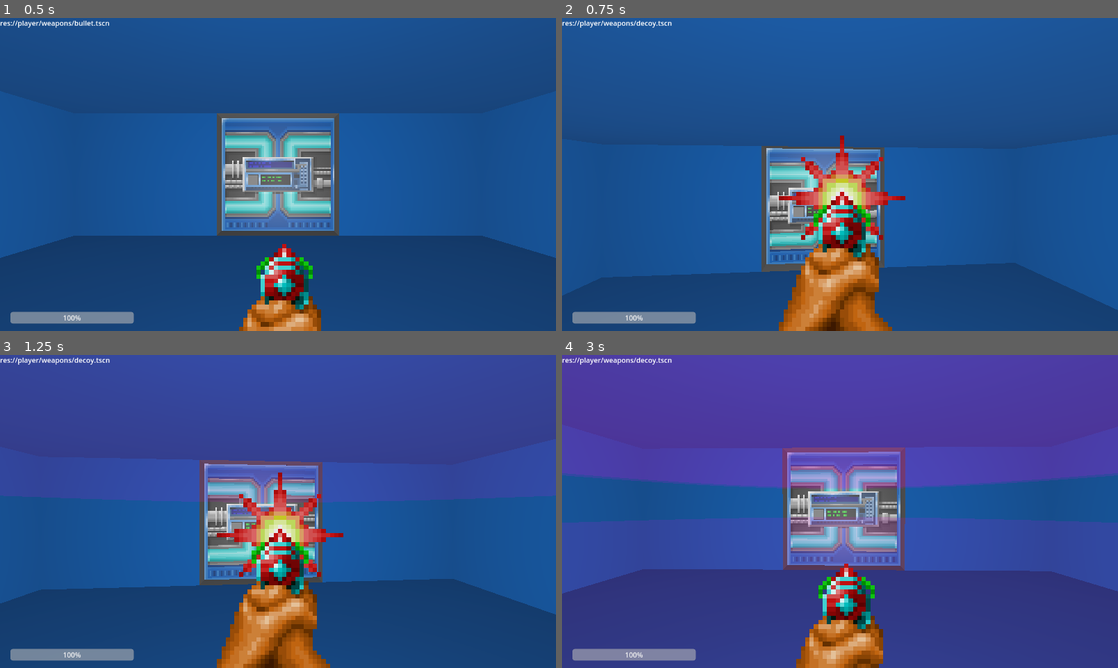
Above: before the commit, frames 1-4 (two rows, left to right).
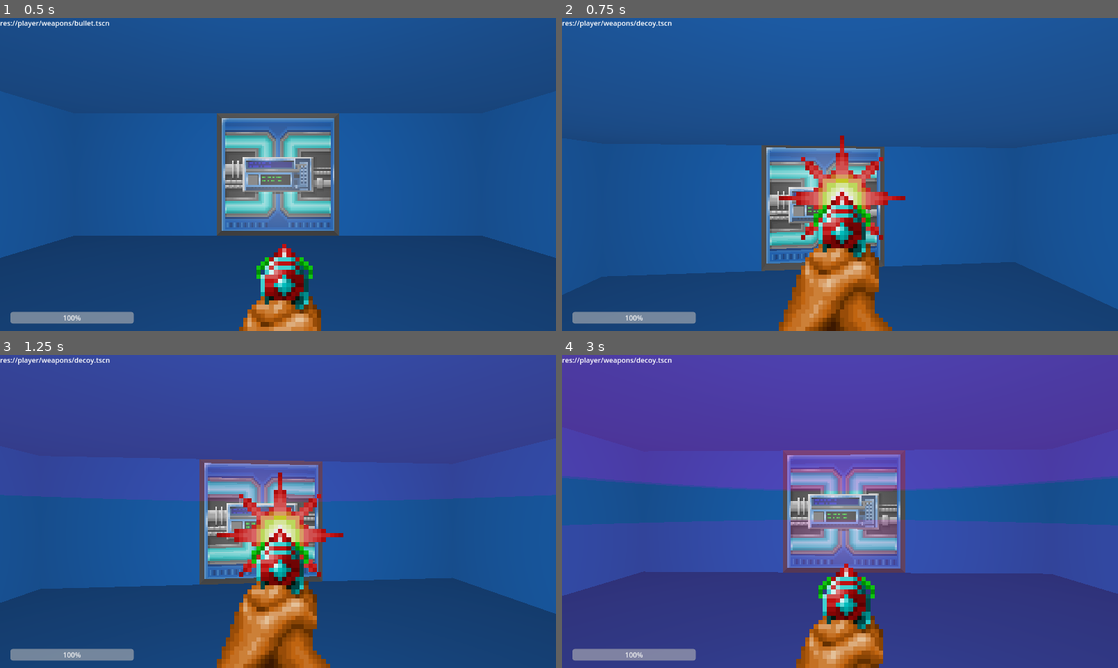
Above: after the commit, the same moments.

Repository: ralabate/21dbl
Game: Godot game, scene res://level/level_0.tscn
Same seed, same stepped clock (60 frames per second), same inputs: the game is played once before the commit and once after it.
Inputs (mouse positions are in pixels of both pictures, inside the frame that each line leads up to):
- Up to frame 1 (0.5 s): no input
- Up to frame 2 (0.75 s): tap Enter (ui_accept) at 0.5 s; move the mouse to (867, 174) at 0.52 s; press the mouse at (867, 174) at 0.53 s; hold 2 (ability_select_up) from 0.53 s (still down)
- Up to frame 3 (1.25 s): keep holding 2 (ability_select_up); tap Enter (ui_accept) at 0.77 s
- Up to frame 4 (3 s): keep holding 2 (ability_select_up); move the mouse to (812, 511) at 1.27 s; release the mouse at (812, 511) at 1.28 s; click (812, 511) at 1.35 s; tap Enter (ui_accept) at 1.52 s; move the mouse to (851, 505) at 2.02 s; press the mouse at (851, 505) at 2.03 s; move the mouse to (834, 517) at 2.77 s; release the mouse at (834, 517) at 2.78 s; click (834, 517) at 2.85 s

Frame 1 is identical in both runs. In frame 2, 1.1% of the frame differs, in the area x 0-100%, y 36-94%; in frame 3, 1.4%; in frame 4, 6.2%, in the area x 0-100%, y 29-77%.
Error in both runs: Invalid access of index '1' on a base object of type: 'Array[Dictionary]'. (res://common/log.gd:9)

Commit message:
locking the camera vertical axis

Diff:
--- a/first-person-explorer/player/first_person_controller.gd
+++ b/first-person-explorer/player/first_person_controller.gd
@@ -43,7 +43,7 @@
 	elif event is InputEventMouseMotion:
 		if Input.mouse_mode == Input.MOUSE_MODE_CAPTURED:
 			rotate_y(-deg_to_rad(event.screen_relative.x * HEAD_TURNING_RATE))
-			$Camera3D.rotate_x(-deg_to_rad(event.screen_relative.y * HEAD_TURNING_RATE))
+			#$Camera3D.rotate_x(-deg_to_rad(event.screen_relative.y * HEAD_TURNING_RATE))
 			$TriggerFireComponent.direction = global_transform.basis.z
 
 
